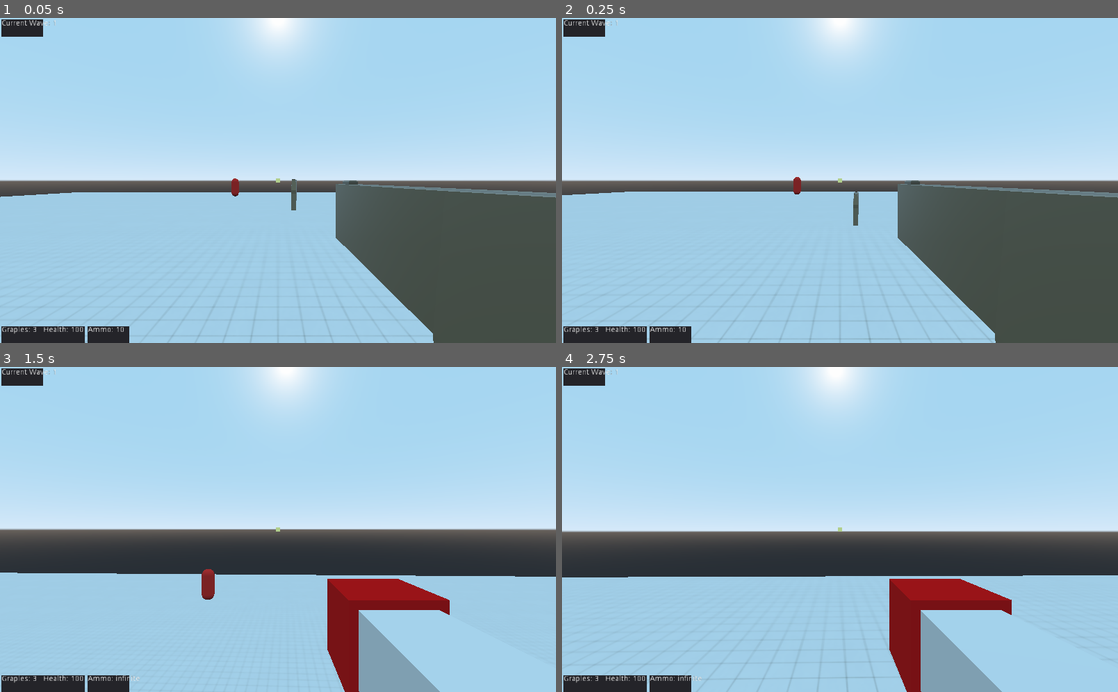
Above: before the commit, frames 1-4 (two rows, left to right).
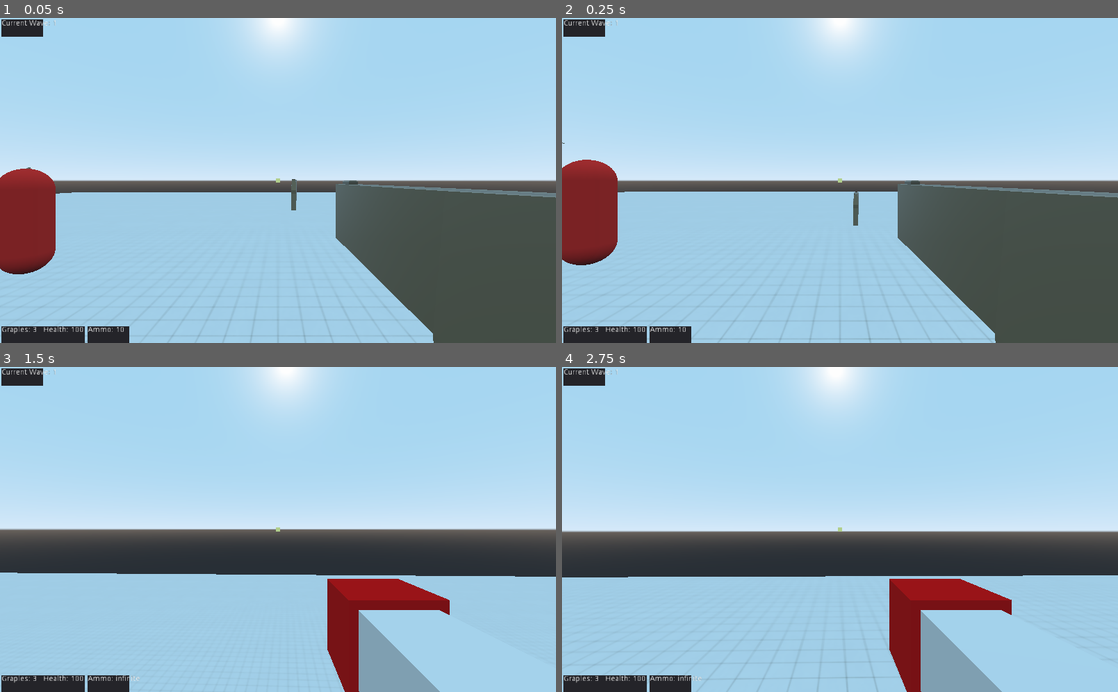
Above: after the commit, the same moments.

Repository: Boyquotes/OutOfOrderGame
Game: Godot game, scene res://main.tscn
The game is run twice, just before and just after one commit, with the same random seed, the same clock (stepped at 60 frames per second) and the same inputs.
Inputs (mouse positions are in pixels of both pictures, inside the frame that each line leads up to):
- Up to frame 1 (0.05 s): no input
- Up to frame 2 (0.25 s): no input
- Up to frame 3 (1.5 s): move the mouse to (305, 529) at 0.52 s; press the mouse at (305, 529) at 0.53 s; hold W (move_forward) from 0.53 s (still down); tap Q (drop) at 0.6 s; tap Space (jump) at 0.77 s; move the mouse to (250, 529) at 1.27 s; release the mouse at (250, 529) at 1.28 s; click (250, 529) at 1.35 s
- Up to frame 4 (2.75 s): keep holding W (move_forward); tap Space (jump) at 1.52 s; tap Q (drop) at 1.55, 2.1 s; move the mouse to (851, 523) at 2.02 s; press the mouse at (851, 523) at 2.03 s

The runs differ from the first frame. In frame 1, 3.1% of the frame differs, in the area x 0-43%, y 45-79%; in frame 2, 3.1%; in frame 3, 0.2%; in frame 4, nothing differs.
Error after the commit: Attempt to call function 'get_child_count' in base 'null instance' on a null instance. (res://Enemies/Enemy)

Commit message:
Planned some enemy types and started to implement the basic enemy.

Diff:
--- a/Enemies/Enemy Scenes/pistolEnemy.tscn
+++ b/Enemies/Enemy Scenes/pistolScientist.tscn
@@ -1,7 +1,7 @@
 [gd_scene load_steps=8 format=2]
 
-[ext_resource path="res://Enemies/Enemy Scripts/Enemy Stat Sheets/basicEnemyStats.tres" type="Resource" id=1]
-[ext_resource path="res://Guns/Gun Scenes/pistol.tscn" type="PackedScene" id=2]
+[ext_resource path="res://Guns/Gun Scenes/pistol.tscn" type="PackedScene" id=1]
+[ext_resource path="res://Enemies/Enemy Scripts/Enemy Stat Sheets/basicEnemyStats.tres" type="Resource" id=2]
 [ext_resource path="res://Enemies/Enemy Scripts/Enemy.gd" type="Script" id=3]
 
 [sub_resource type="CapsuleShape" id=1]
@@ -14,17 +14,18 @@
 albedo_color = Color( 0.960784, 0.196078, 0.176471, 1 )
 
 [sub_resource type="CylinderShape" id=4]
-radius = 12.0
+radius = 17.0
+height = 12.0
 
-[node name="enemy" type="KinematicBody" groups=[
+[node name="pistolScientist" type="KinematicBody" groups=[
 "Can_Be_Shot",
 "Enemy",
 ]]
 script = ExtResource( 3 )
-stats = ExtResource( 1 )
-hand_path = NodePath("Hand")
-raycast_path = NodePath("RayCast")
-eyes_path = NodePath("Eyes")
+stats = ExtResource( 2 )
+hand_path = NodePath("../Scientist/Hand")
+raycast_path = NodePath("../Scientist/RayCast")
+eyes_path = NodePath("../Scientist/Eyes")
 
 [node name="CollisionShape" type="CollisionShape" parent="."]
 transform = Transform( 1, 0, 0, 0, -1.62921e-07, -1, 0, 1, -1.62921e-07, 0, 0, 0 )
@@ -38,7 +39,8 @@
 [node name="Hand" type="Spatial" parent="."]
 transform = Transform( 1, 0, 0, 0, 1, 0, 0, 0, 1, -0.173556, 0.351903, -0.392615 )
 
-[node name="Pistol" parent="Hand" instance=ExtResource( 2 )]
+[node name="Pistol" parent="Hand" instance=ExtResource( 1 )]
+raycast_path = NodePath("../../../Scientist/Hand/Pistol/RayCast")
 
 [node name="RayCast" type="RayCast" parent="."]
 transform = Transform( 1, 0, 0, 0, 1, 0, 0, 0, 1, 0, 0.5, 0 )
--- a/Enemies/Enemy Scripts/Enemy.gd
+++ b/Enemies/Enemy Scripts/Enemy.gd
@@ -1,9 +1,9 @@
 extends KinematicBody
 
 enum {
-	ATTACK,
 	IDLE,
-	ALERT,
+	ACTIVE,
+	SURRENDER,
 	DEAD
 }
 
@@ -82,7 +82,7 @@
 		return
 
 	if body.is_in_group("Player"):
-		state = ALERT
+		state = ACTIVE
 		target = body
 
 
@@ -104,16 +104,11 @@
 		IDLE:
 
 			pass
-		ALERT:
-			eyes.look_at(target.global_transform.origin, Vector3.UP)
-			rotate_y(deg2rad(eyes.rotation.y * stats.turn_speed))
-			if get_time() - last_shot > fire_rate:
-				shoot()
-			var _mov = move_and_slide(-transform.basis.z*stats.move_speed,Vector3.UP)
+		ACTIVE:
+			active()
+
 		DEAD:
-			drop_weapon()
-			self.queue_free()
-			GlobalVariables.remaining_enemies -= 1
+			die()
 
 func shoot():
 	shoot_target = null
@@ -128,6 +123,17 @@
 
 	last_shot = get_time()
 
+func active():
+	eyes.look_at(target.global_transform.origin, Vector3.UP)
+	rotate_y(deg2rad(eyes.rotation.y * stats.turn_speed))
+	if get_time() - last_shot > fire_rate:
+		shoot()
+	var _mov = move_and_slide(-transform.basis.z*stats.move_speed,Vector3.UP)
+
+func die():
+	drop_weapon()
+	self.queue_free()
+	GlobalVariables.remaining_enemies -= 1
 
 #Gets current time, painless way of making timers
 func get_time():
--- a/Gameplay Objects/Spawner/Enemy Lists/BasicEnemyOnly.tres
+++ b/Gameplay Objects/Spawner/Enemy Lists/BasicEnemyOnly.tres
@@ -1,7 +1,7 @@
 [gd_resource type="Resource" load_steps=3 format=2]
 
 [ext_resource path="res://Gameplay Objects/Spawner/Enemy Lists/enemyList.gd" type="Script" id=1]
-[ext_resource path="res://Enemies/Enemy Scenes/pistolEnemy.tscn" type="PackedScene" id=2]
+[ext_resource path="res://Enemies/Enemy Scenes/pistolScientist.tscn" type="PackedScene" id=2]
 
 [resource]
 script = ExtResource( 1 )
--- a/main.tscn
+++ b/main.tscn
@@ -206,7 +206,7 @@
 
 [node name="SpawnHandler" parent="." instance=ExtResource( 3 )]
 transform = Transform( 1, 0, 0, 0, 1, 0, 0, 0, 1, 0, 1, 0 )
-spawn_locations_list = [ NodePath("SpawnLocation"), NodePath("SpawnLocation2"), NodePath("SpawnLocation3"), NodePath("SpawnLocation4"), NodePath("SpawnLocation5") ]
+spawn_locations_list = [ NodePath("SpawnLocation"), NodePath("SpawnLocation2"), NodePath("SpawnLocation3") ]
 
 [node name="SpawnLocation" parent="SpawnHandler" instance=ExtResource( 4 )]
 transform = Transform( 1, 0, 0, 0, 1, 0, 0, 0, 1, -4, 0, 0 )
@@ -216,9 +216,3 @@
 
 [node name="SpawnLocation3" parent="SpawnHandler" instance=ExtResource( 4 )]
 transform = Transform( 1, 0, 0, 0, 1, 0, 0, 0, 1, 8, 0, -16 )
-
-[node name="SpawnLocation4" parent="SpawnHandler" instance=ExtResource( 4 )]
-transform = Transform( 1, 0, 0, 0, 1, 0, 0, 0, 1, 6, 0, 20 )
-
-[node name="SpawnLocation5" parent="SpawnHandler" instance=ExtResource( 4 )]
-transform = Transform( 1, 0, 0, 0, 1, 0, 0, 0, 1, -4, 0, -18 )
Not shown, added: Plans/Out of order game planning/Enemy plans.one
Not shown, changed: Plans/Out of order game planning/Open Notebook.onetoc2
Not shown, changed: Plans/Out of order game planning/Setting planning.one
